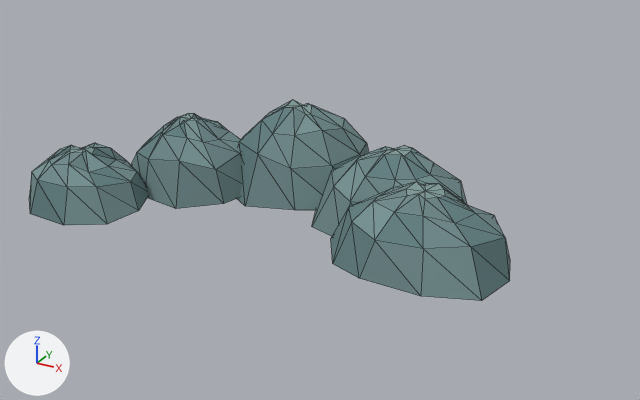
The glTF model game/skyhill/art/distant-ridges.glb as it was, and as the next commit left it.
Camera for both pictures: a camera (50 mm lens) standing at (380.0, -351.0, 303.0) and looking at (53.0, 245.0, 5.0). Lighting does not change. The marker at lower left points along +X, +Y and +Z. The picture after the commit comes second. Mesh edges are drawn as thin lines. Vertices at exactly the same position are counted once.

Before the edit, the objects in view are built like this:
```python
me_distant_ridges = bpy.data.meshes.new('distant-ridges')
me_distant_ridges.from_pydata(...)  # 205 vertices, 350 faces; spans x -211.0..226.0, y 133.0..361.0, z -17.0..66.0
me_distant_ridges.materials.append(mat_material_0)  # picture img_image_0
ob_distant_ridges = bpy.data.objects.new('distant-ridges', me_distant_ridges)
ob_distant_ridges.location = (0.0, 0.0, 0.0)
```
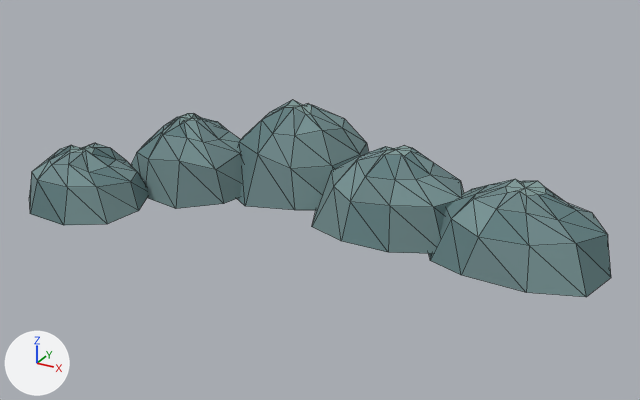
Pixel boxes [x1, y1, x2, y2] of what changed, in the pictures (640 x 400 px; the box of a moved part takes in the faces that stretch with it):
'distant-ridges', reshaped (21% wider)
    before: [29, 99, 510, 301]
    after: [29, 99, 611, 297]
part 1 of me_distant_ridges, moved or reshaped
    before: [331, 181, 510, 301]
    after: [428, 179, 611, 297]

Diff of the bpy script that builds the scene:
```diff
--- a/game/skyhill/art/distant-ridges.glb.py
+++ b/game/skyhill/art/distant-ridges.glb.py
@@ me_distant_ridges @@
 # used by ob_distant_ridges; location = (0.0, 0.0, 0.0)
-me_distant_ridges.from_pydata(...)  # 205 vertices, 350 faces; spans x -211.0..226.0, y 133.0..361.0, z -17.0..66.0
+me_distant_ridges.from_pydata(...)  # 205 vertices, 350 faces; spans x -211.0..290.0, y 133.0..361.0, z -17.0..66.0
+# me_distant_ridges part 1: the loose piece of 41 vertices spanning x 77.0..226.0, y 165.0..283.0, z -17.0..46.0 is moved by (64.0, 41.0, 0.0)
 me_distant_ridges.materials.append(mat_material_0)
```
